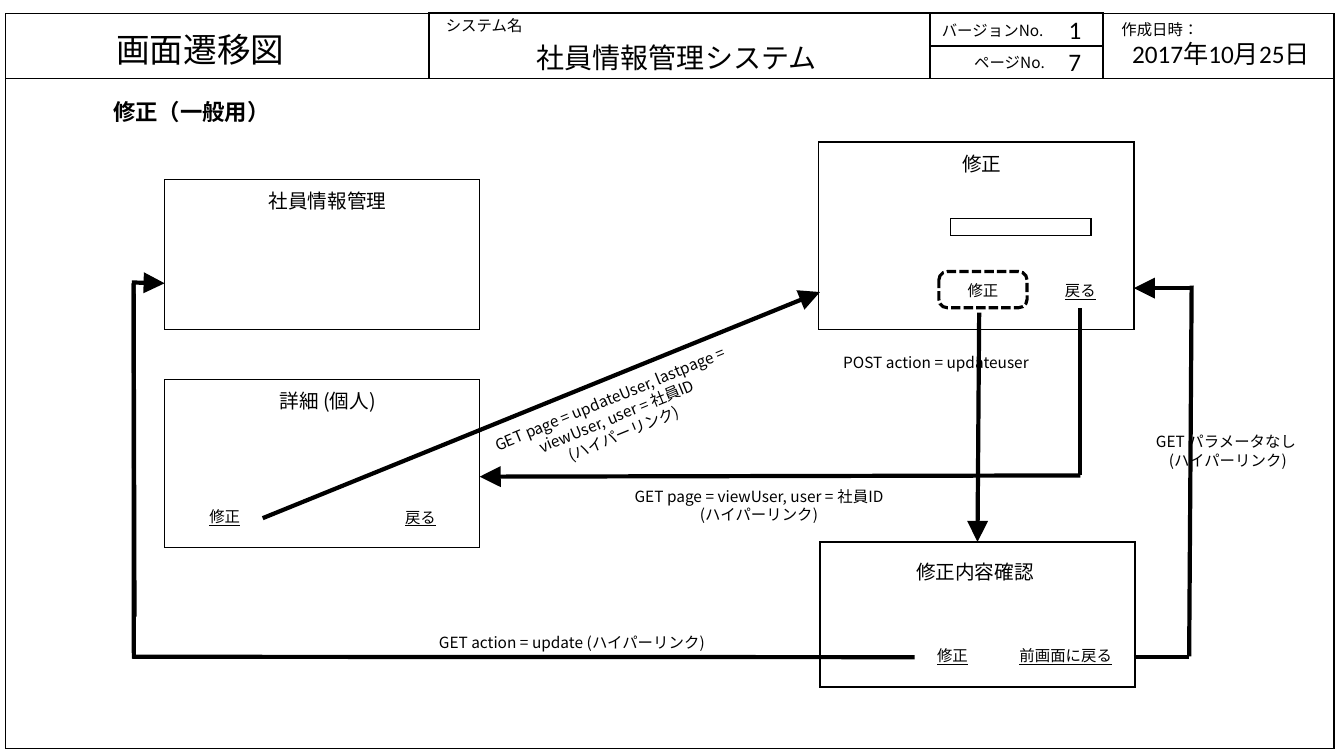
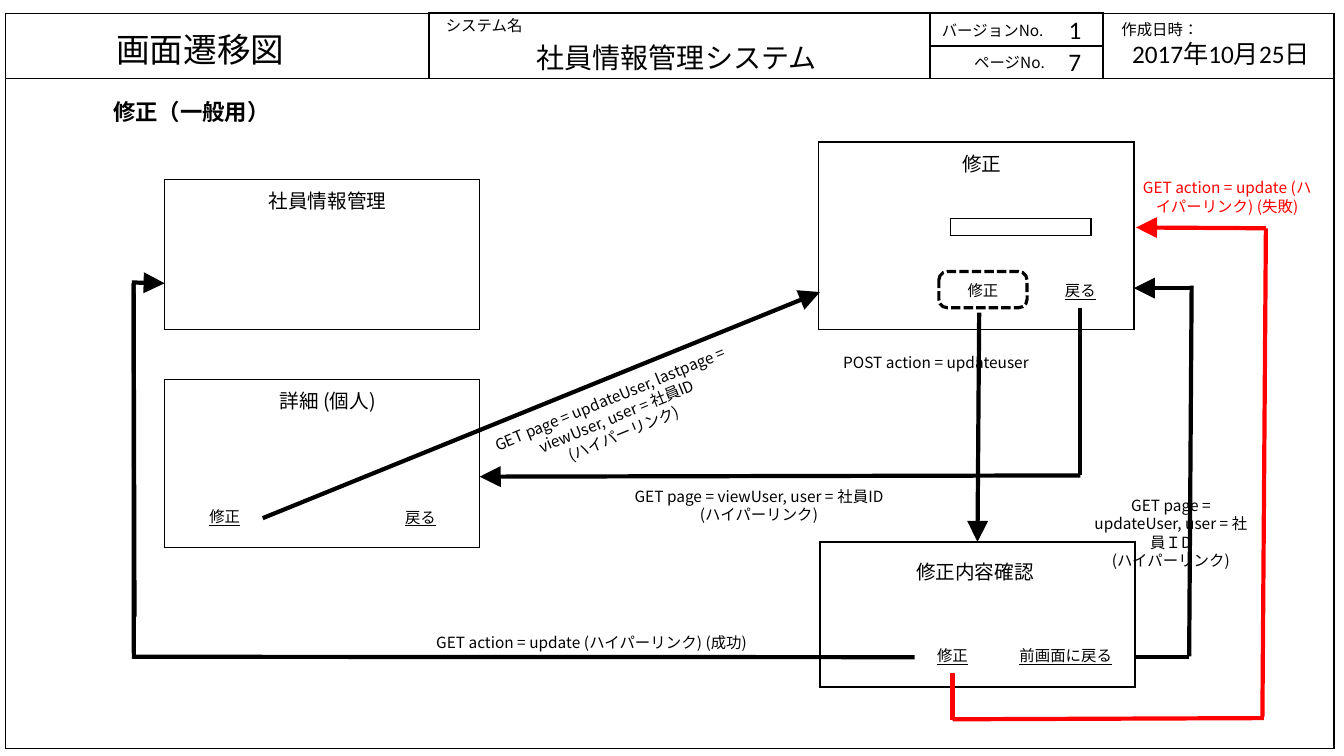
Before and after one commit to java201710/java, a slide deck: slide 7 of 総合演習資料/2.外部設計/画面・状態遷移図_DB.pptx. Drawn at 1344x756 pixels with LibreOffice and Linux fonts; fonts in the diff are those of the drawing. Boxes give left, top, right and bottom in pixels: in the first picture for what was removed or moved away, otherwise in the second. Text is boxed around its words. In the diff, an @@ line names an element or a change of style, - is before the commit and + after.

```diff
--- a/総合演習資料/2.外部設計/画面・状態遷移図_DB.pptx
+++ b/総合演習資料/2.外部設計/画面・状態遷移図_DB.pptx
@@ text added at <box>1143,180,1312,215</box>, 11 pt, text #FF0000 @@
+GET action = update (ハイパーリンク) (失敗)
@@ arrow added from (1266, 228) to (1136, 228), #FF0000 3 pt @@
@@ line added from (1266, 228) to (1262, 717), #FF0000 3 pt @@
@@ text "GET page = updateUser, user ...": place and size @@
-text "GET page = updateUser, user ..." at <box>1156,432,1296,470</box>
+text "GET page = updateUser, user ..." at <box>1094,496,1247,571</box>
@@ text at <box>1094,496,1247,553</box>: text changed @@
-GET パラメータなし
+GET page = updateUser, user = 社員ＩD
@@ text at <box>436,635,747,652</box>: text changed @@
-GET action = update (ハイパーリンク)
+GET action = update (ハイパーリンク) (成功)
@@ line added from (953, 673) to (953, 720), #FF0000 3 pt @@
@@ line added from (953, 720) to (1264, 718), #FF0000 3 pt @@
```
Also in this commit, not shown: 1 other slide changed.
